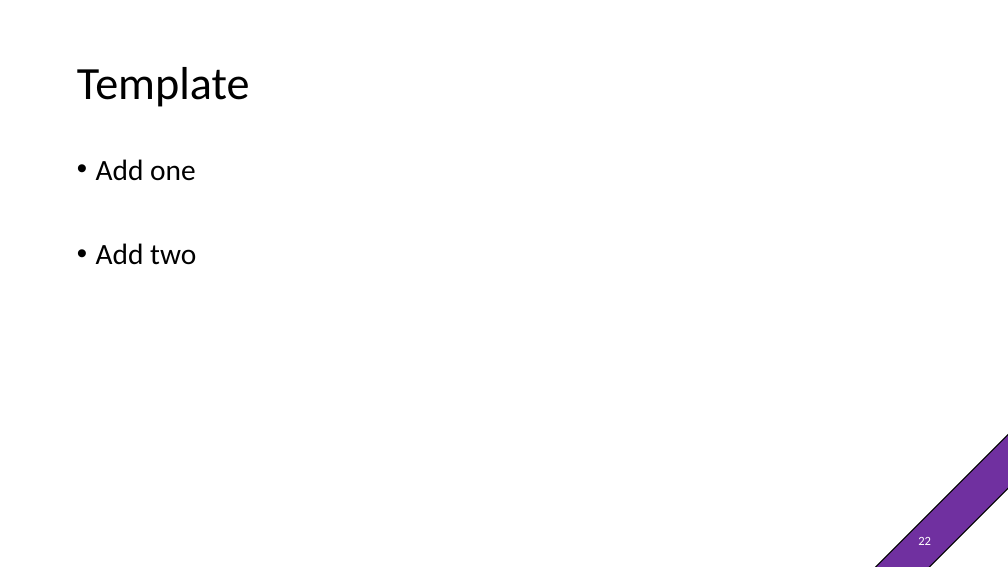
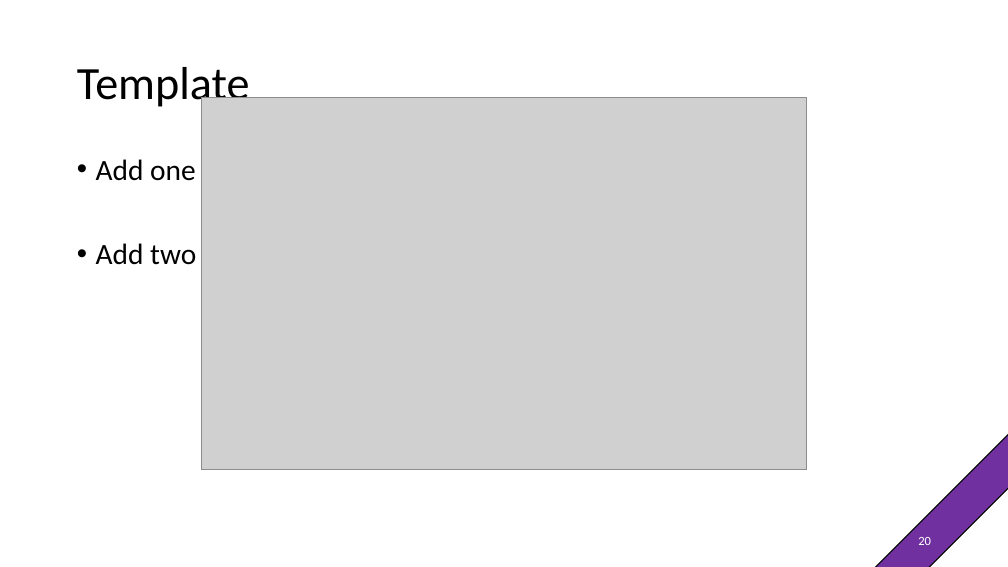
Before and after one commit to xHascox/Bakery, a slide deck: slide 20 of Presentation/Presentation Group 1_OS_Unifr.pptx (slide 22 before the commit). Drawn at 1008x567 pixels with LibreOffice and Linux fonts; fonts in the diff are those of the drawing; grey boxes stand for pictures. Boxes give left, top, right and bottom in pixels: in the first picture for what was removed or moved away, otherwise in the second. Text is boxed around its words. In the diff, an @@ line names an element or a change of style, - is before the commit and + after.

```diff
--- a/Presentation/Presentation Group 1_OS_Unifr.pptx
+++ b/Presentation/Presentation Group 1_OS_Unifr.pptx
@@ picture added at [201, 98, 807, 470] @@
@@ page number at [918, 537, 931, 545]: text changed @@
-22
+20
```
Also in this commit, not shown: 3 other slides changed, 1 other file.
